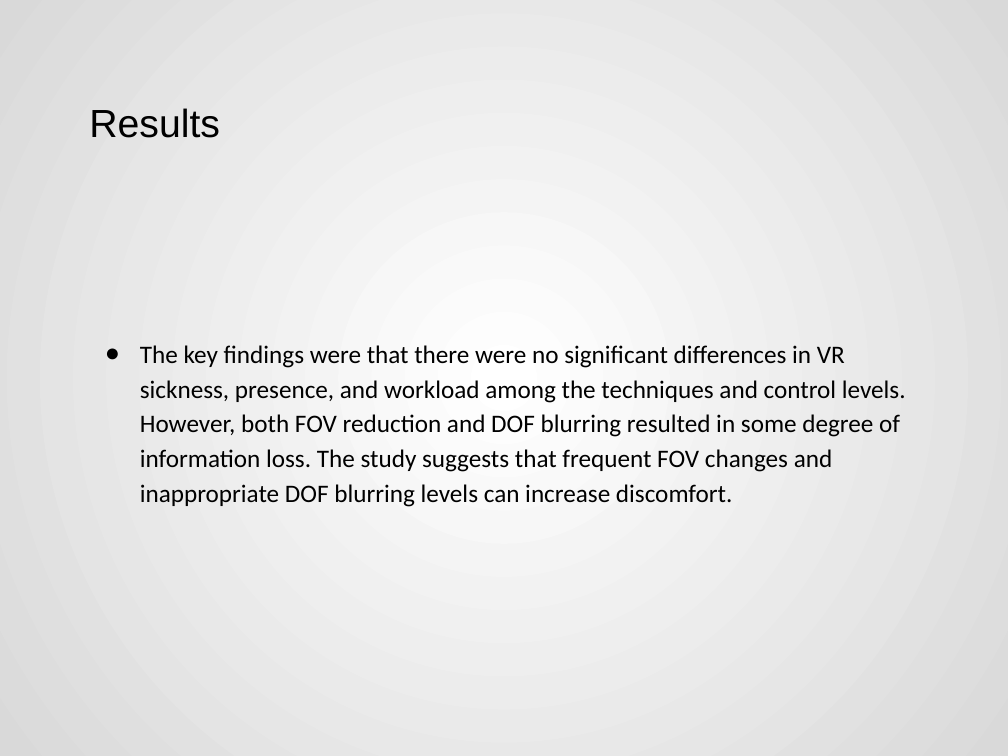
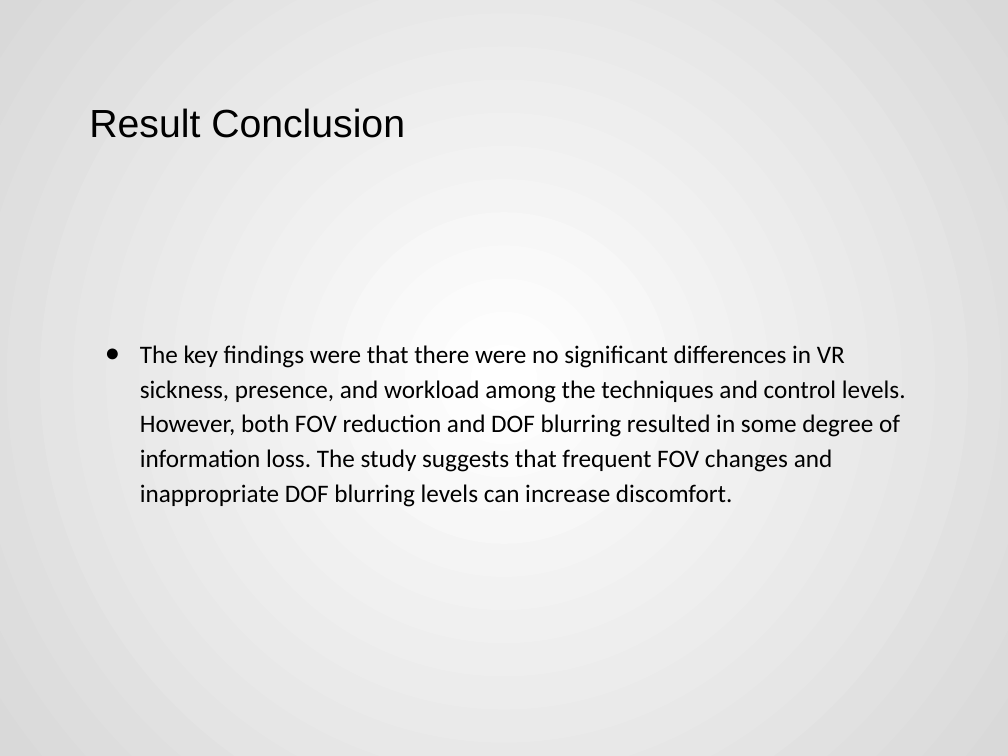
Before and after one commit to Akash3121/3D, a slide deck: slide 15 of Paper-Presentation/Akash - VR_Sickness_Mitigation_Methods_Presentation.pptx (slide 14 before the commit). Drawn at 1008x756 pixels with LibreOffice and Linux fonts; fonts in the diff are those of the drawing. Boxes give left, top, right and bottom in pixels: in the first picture for what was removed or moved away, otherwise in the second. Text is boxed around its words. In the diff, an @@ line names an element or a change of style, - is before the commit and + after.

```diff
--- a/Paper-Presentation/Akash - VR_Sickness_Mitigation_Methods_Presentation.pptx
+++ b/Paper-Presentation/Akash - VR_Sickness_Mitigation_Methods_Presentation.pptx
@@ title at bbox=[89, 108, 405, 138]: text changed @@
-Results
+Result Conclusion
```
Also in this commit, not shown: 3 other slides changed, 4 slides added, 1 slide removed.
